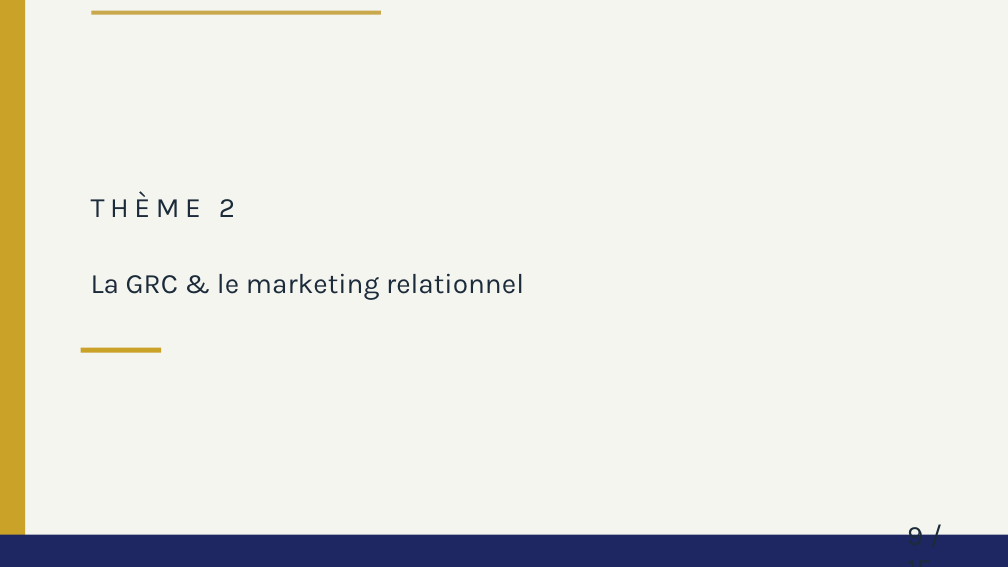
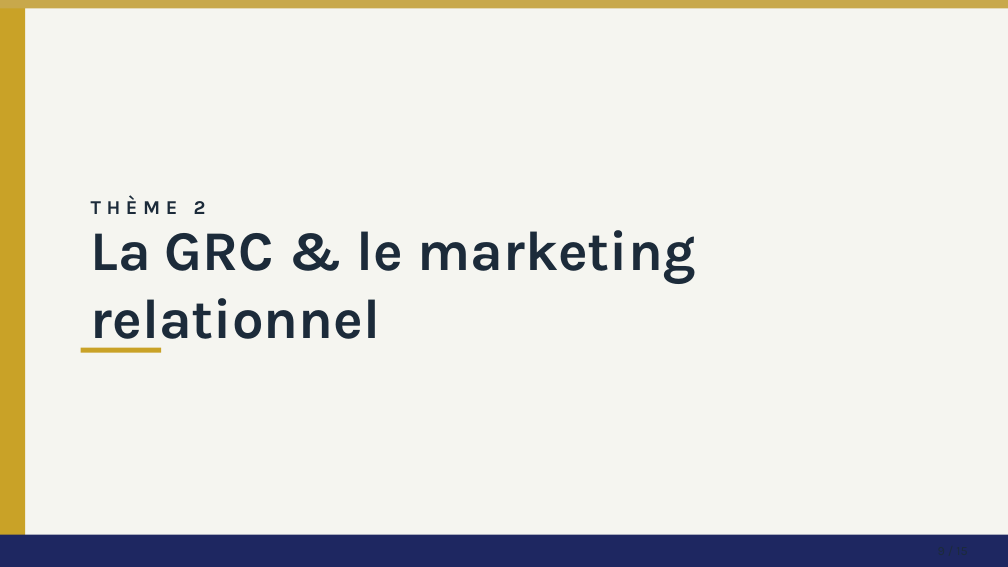
Before and after one commit to matisselebretonmatisselebreton-arch/salut, a slide deck: slide 9 of output/Devoir N°2_redesigned.pptx. Drawn at 1008x567 pixels with LibreOffice and Linux fonts; fonts in the diff are those of the drawing. Boxes give left, top, right and bottom in pixels: in the first picture for what was removed or moved away, otherwise in the second. Text is boxed around its words. In the diff, an @@ line names an element or a change of style, - is before the commit and + after.

```diff
--- a/output/Devoir N°2_redesigned.pptx
+++ b/output/Devoir N°2_redesigned.pptx
@@ rectangle: place and size @@
-rectangle at [92, 11, 381, 15]
+rectangle at [0, 0, 1008, 8]
@@ text "THÈME 2" at [91, 196, 206, 214]: size 20 to 14 pt, bold on @@
@@ text "La GRC & le marketing ..." at [91, 230, 695, 351]: size 20 to 40 pt, bold on @@
@@ text removed at [907, 519, 923, 535] @@
-9 / 15
```
Also in this commit, not shown: 14 other slides changed, 1 other file.
